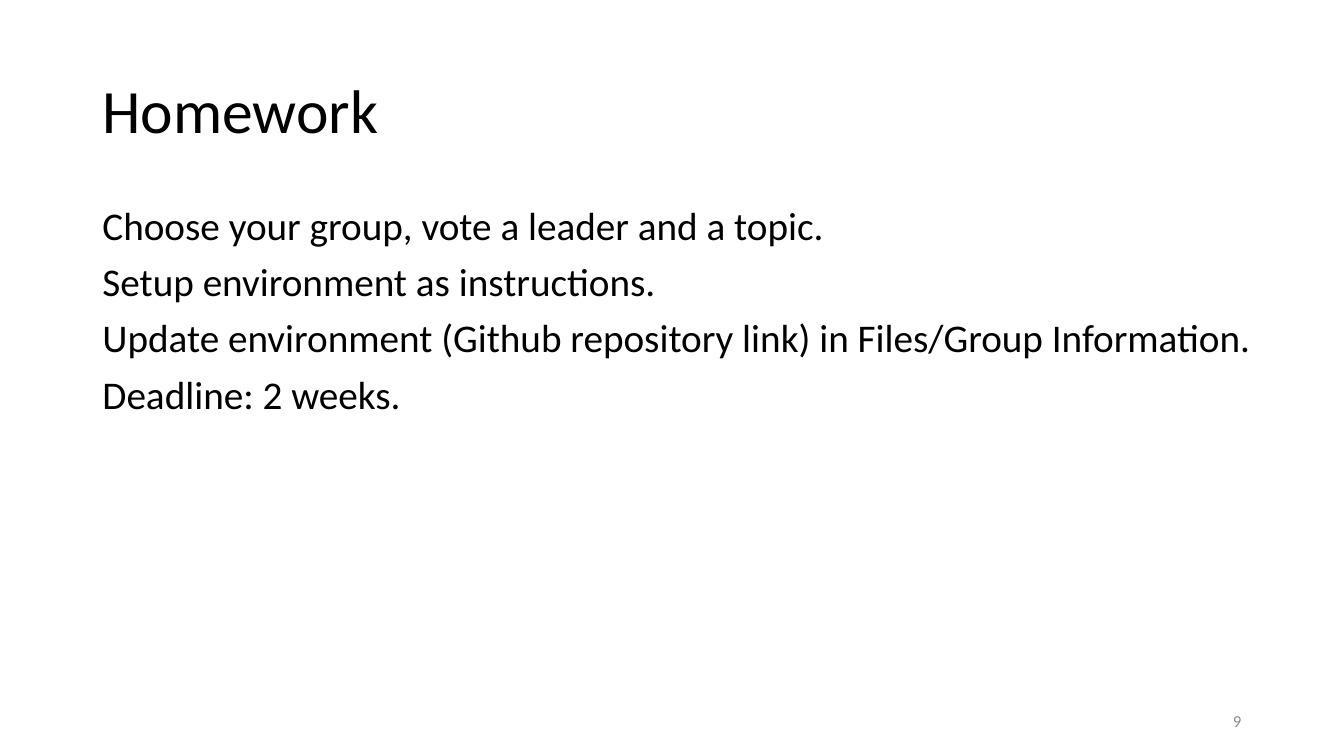
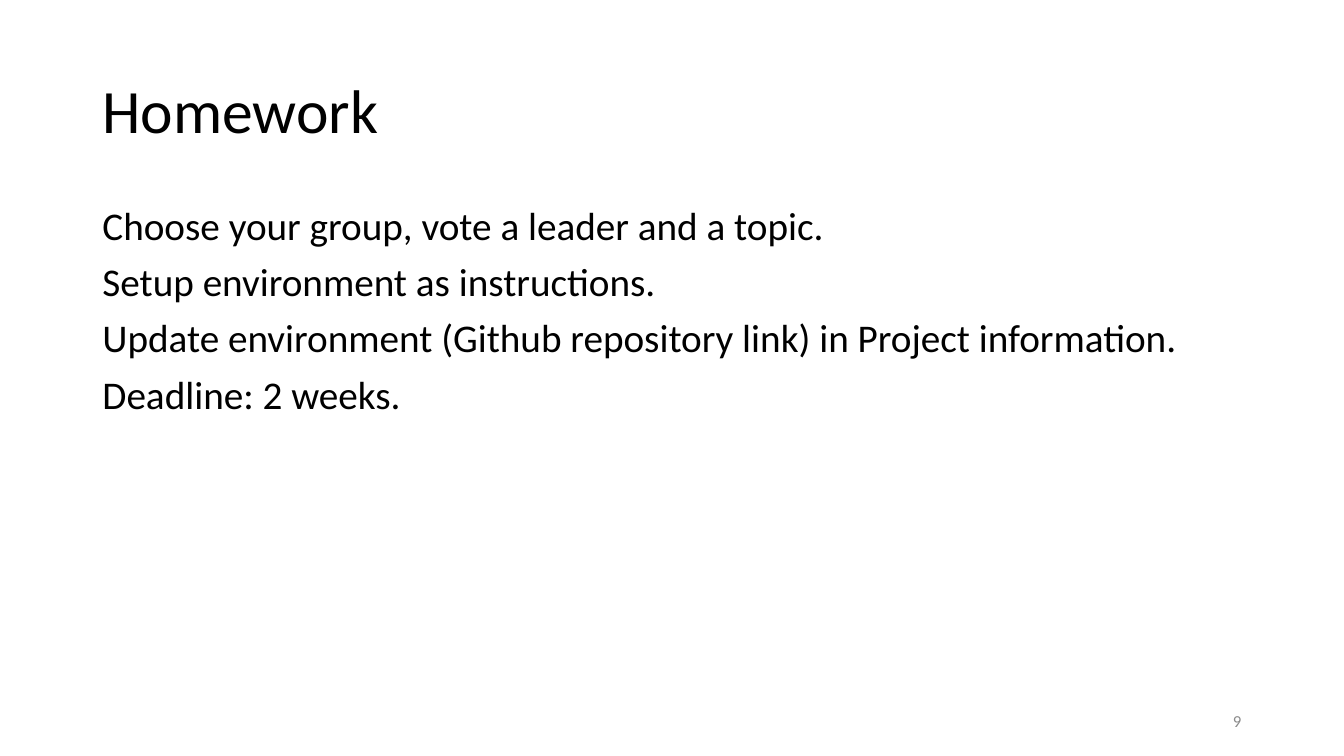
Before and after one commit to vutuanhai237/CourseMaterials, a slide deck: slide 9 of CS4273-Introduce to Software Engineering/Slides/Lab 1. Setup workspace.pptx. Drawn at 1344x756 pixels with LibreOffice and Linux fonts; fonts in the diff are those of the drawing. Boxes give left, top, right and bottom in pixels: in the first picture for what was removed or moved away, otherwise in the second. Text is boxed around its words. In the diff, an @@ line names an element or a change of style, - is before the commit and + after.

```diff
--- a/CS4273-Introduce to Software Engineering/Slides/Lab 1. Setup workspace.pptx
+++ b/CS4273-Introduce to Software Engineering/Slides/Lab 1. Setup workspace.pptx
@@ text at (102,323,1176,359): text changed @@
-Update environment (Github repository link) in Files/Group Information.
+Update environment (Github repository link) in Project information.
```
Also in this commit, not shown: 1 other slide changed, 7 other files.
